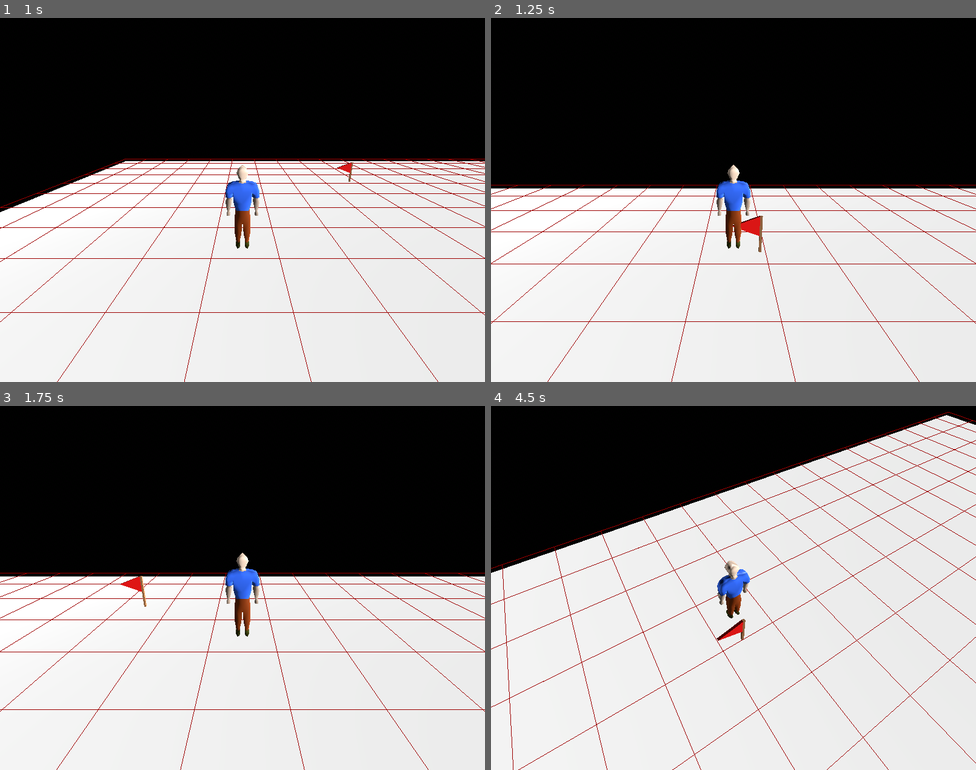
Above: before the commit, frames 1-4 (two rows, left to right).
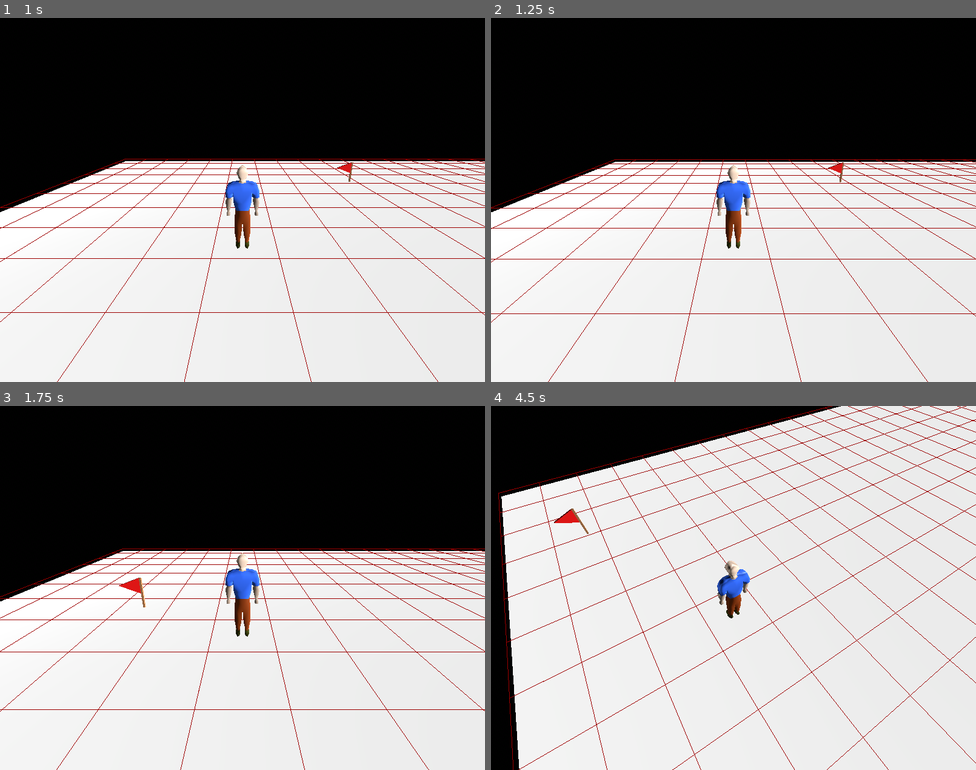
Above: after the commit, the same moments.

Repository: SummonerL/RS-Like
Game: Godot game, scene res://main.tscn
The game is run twice, just before and just after one commit, with the same random seed, the same clock (stepped at 60 frames per second) and the same inputs.
Inputs (mouse positions are in pixels of both pictures, inside the frame that each line leads up to):
- Up to frame 1 (1 s): tap Enter at 0.5 s; move the mouse to (349, 181) at 0.52 s; click (349, 181) at 0.6 s
- Up to frame 2 (1.25 s): no input
- Up to frame 3 (1.75 s): move the mouse to (145, 606) at 1.27 s; tap Down (camera_down) at 1.35 s; click (145, 606) at 1.55 s
- Up to frame 4 (4.5 s): move the mouse to (782, 507) at 2.02 s; hold Left (camera_left) 2.03-2.78 s; click (782, 507) at 2.3 s; move the mouse to (709, 660) at 2.77 s; tap Right (camera_right) at 2.85 s; click (709, 660) at 3.05 s; move the mouse to (879, 642) at 3.52 s; hold Up (camera_up) 3.53-4.28 s; click (879, 642) at 3.8 s; move the mouse to (588, 533) at 4.27 s; click (588, 533) at 4.35 s

Frame 1 is identical in both runs. In frame 2, 9.1% of the frame differs, in the area x 0-100%, y 38-100%; in frame 3, 6.2%; in frame 4, 16%, in the area x 0-100%, y 0-100%.

Commit message:
implemented pathfinding + lerping over game tick

Diff:
--- a/Assets/Models/Characters/PlayerController.gd
+++ b/Assets/Models/Characters/PlayerController.gd
@@ -2,6 +2,9 @@
 
 # Variable to store the target position for the generic action request
 var generic_request = null
+
+# Array to store the movement path for the player
+var movement_path = [] # Vector2
 
 # Reference to the world grid
 @export var __: Node3D
@@ -33,6 +36,8 @@
 
 	if result:
 		var intersection_point = result.position
+		intersection_point.y = 0
+
 		# temp, try setting the click flag to this position
 		__.click_flag.position = intersection_point
 		__.click_flag.position.y = position.y
@@ -41,11 +46,28 @@
 		generic_request = __.world_grid.local_to_map(intersection_point)
 
 func process_generic_request():
-	# convert back to world coordinates to position player
-	var target = __.world_grid.map_to_local(generic_request)
+	# Assuming this is a walk request, determine and populate the walk path
+	var source_cell = __.world_grid.local_to_map(Vector3(position.x, 0, position.z))
+
+	movement_path = __.world_grid.find_path(Vector2(source_cell.x, source_cell.z), Vector2(generic_request.x, generic_request.z))
+
+func move_to_cell(grid_cell):
+	var target = __.world_grid.map_to_local(Vector3(grid_cell.x, 0, grid_cell.y))
 	target.x += (.5 * __.world_grid.cell_size.x)
 	target.z += (.5 * __.world_grid.cell_size.z)
-	position = target
+	var move_c = move_coroutine(target)
+	move_c.call()
+
+func move_coroutine(target):
+	return func() -> void:
+		var elapsed_time = 0.0
+		var start_position = global_transform.origin
+		while elapsed_time < GameManager.TICK_INTERVAL:
+			elapsed_time += get_process_delta_time()
+			var t = elapsed_time / GameManager.TICK_INTERVAL
+			global_transform.origin = lerp(start_position, Vector3(target.x, 0, target.z), t)
+			await get_tree().create_timer(0.01).timeout
+		global_transform.origin = target
 
 # triggered every game 'tick'
 func _on_tick():
@@ -53,3 +75,7 @@
 	if generic_request != null:
 		process_generic_request()
 		generic_request = null
+
+	if (len(movement_path) > 0):
+		# move to next cell
+		move_to_cell(movement_path.pop_front())
--- a/Assets/Scripts/GameManager.gd
+++ b/Assets/Scripts/GameManager.gd
@@ -1,7 +1,7 @@
 extends Node
 
 # Define the tick interval in seconds (600ms = 0.6 seconds)
-const TICK_INTERVAL = 0.6
+const TICK_INTERVAL = .6
 
 # A signal to notify other parts of the game that a tick has occurred
 signal tick
--- a/Assets/Scripts/WorldGrid.gd
+++ b/Assets/Scripts/WorldGrid.gd
@@ -5,21 +5,26 @@
 """
 extends GridMap
 
+# The cells on the grid that are occupied by a mesh
+var used_grid_cells = [] # Vector3 Array
+var used_grid_cells_2d = [] # Vector2 Array
+
 func _ready():
 	var used_source_cells = get_used_cells() # does not consider the mesh size
 
+	# Determine and initialize cells occupied by a mesh
+	for source_cell in used_source_cells:
+		used_grid_cells.append_array(determine_mesh_cells(source_cell))
+
+	used_grid_cells_2d = used_grid_cells.map(func(cell): return Vector2(cell.x, cell.z))
+
 	# debugging
-	show_grid(used_source_cells)
+	show_grid()
 
 # used for debugging
-func show_grid(used_source_cells):
+func show_grid():
 	var wireframe_material: StandardMaterial3D = StandardMaterial3D.new()
 	wireframe_material.albedo_color = Color(1, 0, 0, 0.5)  # Red color with some transparency
-
-	var used_grid_cells = [] # Vector3 Array
-
-	for source_cell in used_source_cells:
-		used_grid_cells.append_array(determine_mesh_cells(source_cell))
 
 	# all occupied cells on the grid (factoring in mesh size)
 	for cell in used_grid_cells:
@@ -83,3 +88,90 @@
 
 	# Add the square to the scene
 	add_child(square_instance)
+
+# finds the shortest path, using A*.
+# Cnsiders occupied cells and diagonal movement
+func find_path(start_cell, end_cell):
+	var open_list = []
+	var closed_list = []
+	var start_node: GridNode = null
+	var end_node: GridNode = null
+
+	start_node = GridNode.new(start_cell)
+	end_node = GridNode.new(end_cell)
+
+	# the open list begins with the starting node
+	open_list.append(start_node)
+
+	while len(open_list) > 0:
+		var current_node = open_list[0]
+		var current_index = 0
+
+		# Finds the lowest cost node in the open list
+		for index in range(len(open_list)):
+			if (open_list[index].f < current_node.f):
+				current_node = open_list[index]
+				current_index = index
+
+		# We've evaluated the current node. Move it to the closed list
+		open_list.erase(current_node)
+		closed_list.append(current_node)
+
+		# Determine and return the path by following node parent tree
+		if (current_node.pos == end_node.pos):
+			var path = []
+			var current = current_node
+			while current != null:
+				path.append(current.pos)
+				current = current.parent
+			path.reverse()
+			return path
+
+		# Determine Evaluate children (orthogonal and diagonal cells)
+		var children = []
+		for new_position in [Vector2(-1, 0), Vector2(1, 0), Vector2(0, -1), Vector2(0, 1), Vector2(-1, -1), Vector2(1, 1), Vector2(-1, 1), Vector2(1, -1)]:
+			var node_position = current_node.pos + new_position
+			if (!used_grid_cells_2d.has(node_position)): # Ensure the cell is valid
+				continue
+
+			# Here we can essentially "filter" the children based on the cell validity
+			# This is where we can check for things like diagonal corner clipping or unwalkable
+			# Cells.
+
+			var new_node = GridNode.new(node_position)
+			new_node.parent = current_node
+			children.append(new_node)
+
+		for child in children:
+			var skip_child = false
+			for closed_child in closed_list:
+				if child.pos == closed_child.pos:
+					skip_child = true # We have already evaluated this node
+					break
+
+			if (skip_child):
+				continue
+
+			child.g = current_node.g + 1
+			child.h = (child.pos - end_node.pos).length()
+			child.f = child.g + child.h
+
+			for open_node in open_list:
+				if (child.pos == open_node.pos and child.g > open_node.g):
+					skip_child = true
+					break
+
+			if not (skip_child):
+				open_list.append(child)
+	return []
+
+# Used for A* pathfinding
+class GridNode:
+	var pos
+	var g = 0 # Cost from the start node
+	var h = 0 # Estimated cost to goal
+	var f = 0 # Total node cost
+	var parent = null
+
+	func _init(node_pos):
+		self.pos = node_pos
Not shown, added: mai497F.tmp
Not shown, added: mai6EA6.tmp
